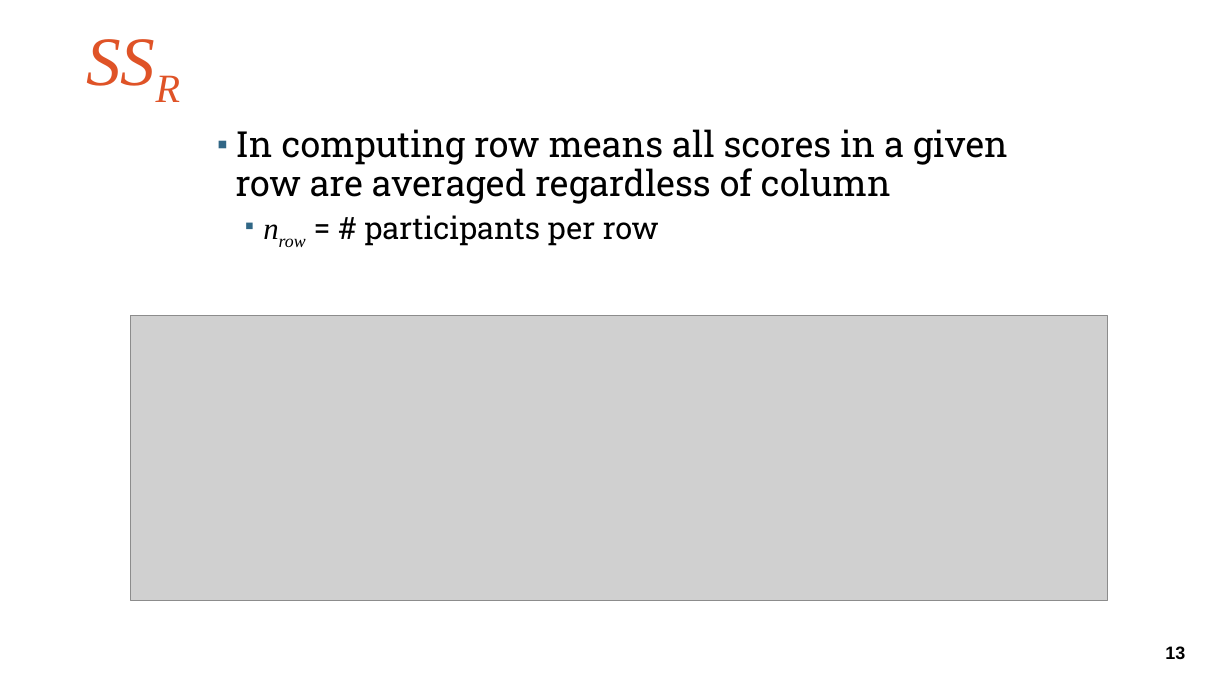
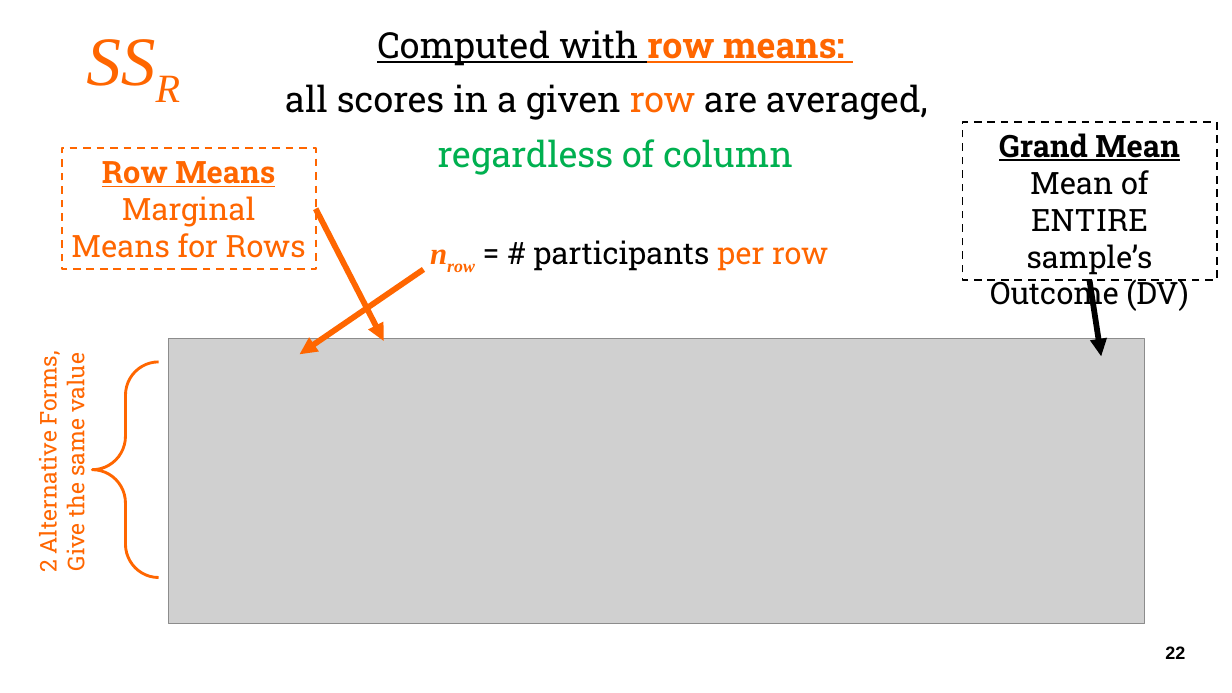
Before and after one commit to CEHS-research/PSY-6600_public, a slide deck: slide 22 of slides/Ch14_factorial.pptx (slide 13 before the commit). Drawn at 1232x693 pixels with LibreOffice and Linux fonts; fonts in the diff are those of the drawing; grey boxes stand for pictures; background and template pictures are left out. Boxes give left, top, right and bottom in pixels: in the first picture for what was removed or moved away, otherwise in the second. Text is boxed around its words. In the diff, an @@ line names an element or a change of style, - is before the commit and + after.

```diff
--- a/slides/Ch14_factorial.pptx
+++ b/slides/Ch14_factorial.pptx
@@ text "Computed with row means:": place and size @@
-text "Computed with row means:" at [236, 129, 1008, 246]
+text "Computed with row means:" at [285, 30, 928, 175]
@@ text "Computed with row means:" at [285, 30, 928, 175]: text colour #000000 to #FF6600 in "nrow per row"; bold on in "nrow"; alignment left to centre; bullet ▪ to none @@
@@ title "SSR" at [77, 2, 1232, 117]: text colour #DF5327 to #FF6600 @@
@@ text at [285, 30, 928, 175]: text changed @@
-▪ In computing row means all scores in a given row are averaged regardless of column
+Computed with row means:
+all scores in a given row are averaged,
+regardless of column
@@ rectangle added at [62, 148, 316, 269], outline #FF6600 1.5 pt dashed, 24 pt, text #FF6600 @@
+Row Means
+Marginal Means for Rows
@@ rectangle added at [963, 122, 1217, 281], outline #000000 1.5 pt dashed, 24 pt, text #000000 @@
+Grand Mean
+Mean of ENTIRE sample’s Outcome (DV)
@@ arrow added from (316, 209) to (384, 341), #FF6600 4.5 pt @@
@@ arrow added from (423, 270) to (299, 354), #FF6600 4.5 pt @@
@@ arrow added from (1090, 281) to (1102, 356), #000000 4.5 pt @@
@@ text added at [32, 358, 90, 571], 18 pt, text #FF6600 @@
+2 Alternative Forms, Give the same value
@@ picture: place and size @@
-picture at [131, 316, 1108, 602]
+picture at [168, 339, 1145, 625]
@@ left brace added at [92, 362, 159, 578], outline #FF6600 2.25 pt @@
@@ page number at [1165, 646, 1185, 659]: text changed @@
-13
+22
```
Also in this commit, not shown: 44 other slides changed, 13 slides added, 6 slides removed, 1 other file.
